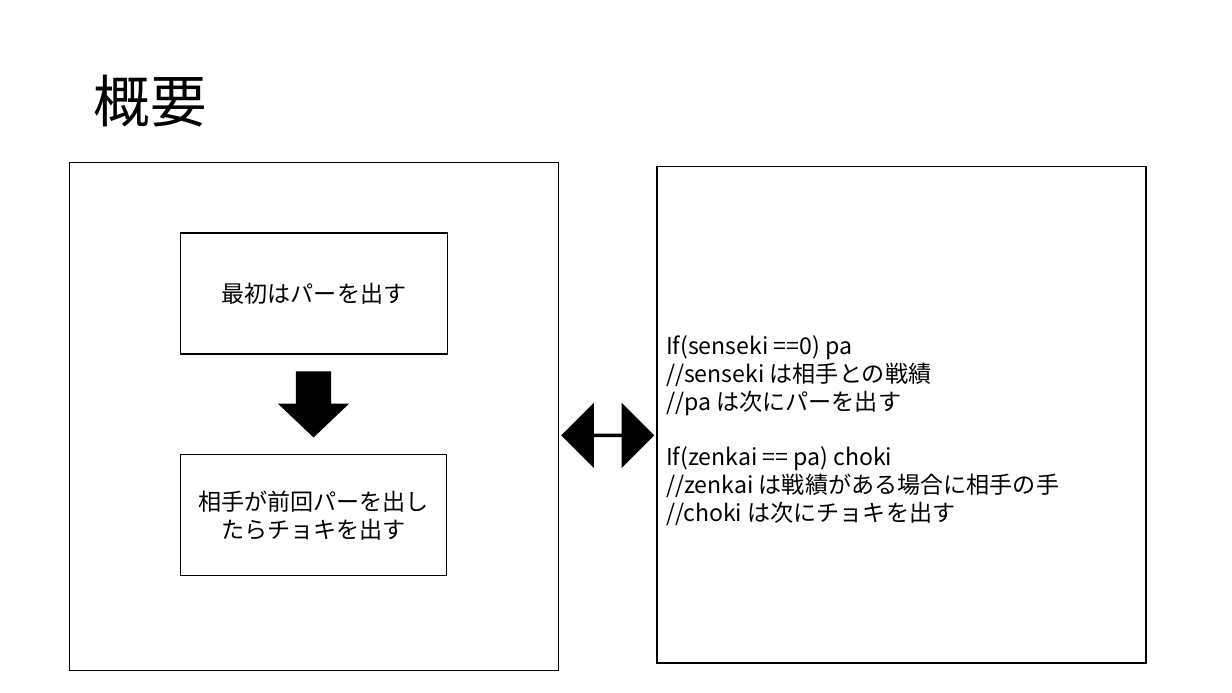
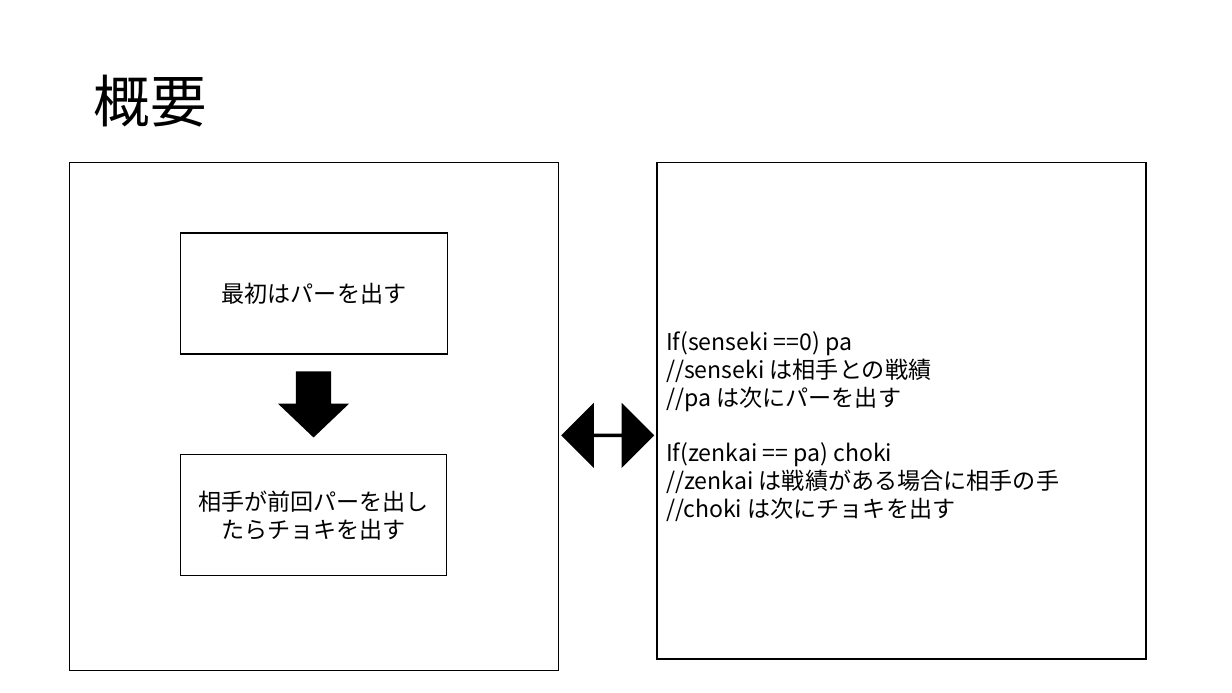
Before and after one commit to kait-takanolab/1821121-shimaoka-thesis, a slide deck: slide 10 of 1821121_shimaoka_sotsuken.pptx. Drawn at 1232x693 pixels with LibreOffice and Linux fonts; fonts in the diff are those of the drawing. Boxes give left, top, right and bottom in pixels: in the first picture for what was removed or moved away, otherwise in the second. Text is boxed around its words. In the diff, an @@ line names an element or a change of style, - is before the commit and + after.

```diff
--- a/1821121_shimaoka_sotsuken.pptx
+++ b/1821121_shimaoka_sotsuken.pptx
@@ rectangle "If(senseki ==0) pa": place and size @@
-rectangle "If(senseki ==0) pa" at box(657, 166, 1146, 663)
+rectangle "If(senseki ==0) pa" at box(657, 163, 1146, 659)
```
Also in this commit, not shown: 4 other slides changed, 2 slides removed.
